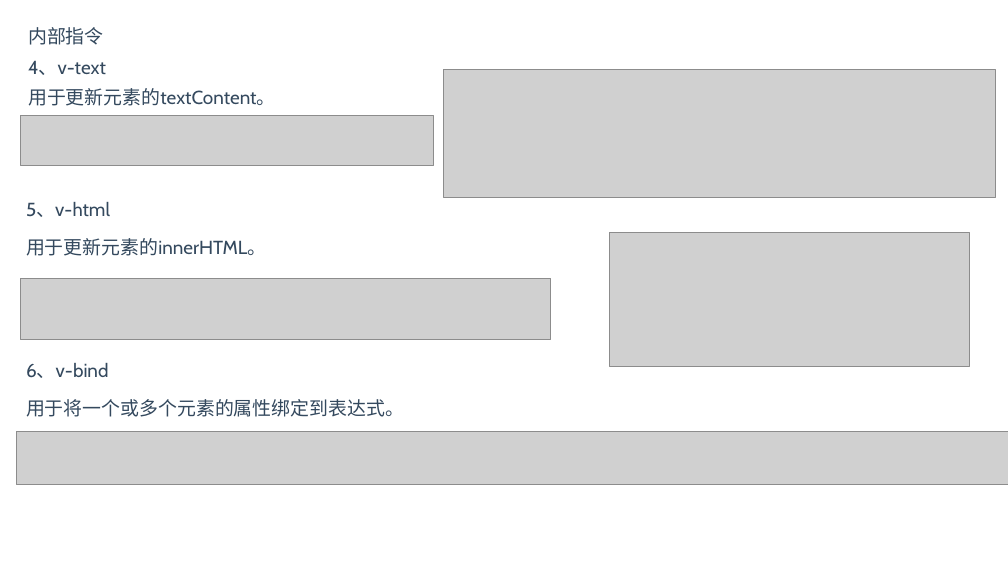
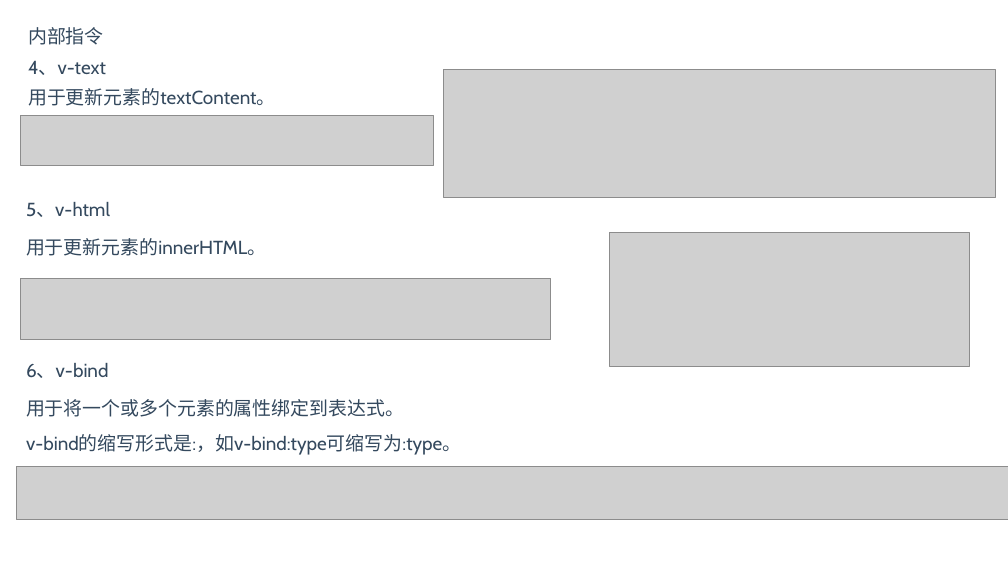
Before and after one commit to BinMarshall/studing, a slide deck: slide 15 of Vue/vue.pptx. Drawn at 1008x567 pixels with LibreOffice and Linux fonts; fonts in the diff are those of the drawing; grey boxes stand for pictures. Boxes give left, top, right and bottom in pixels: in the first picture for what was removed or moved away, otherwise in the second. Text is boxed around its words. In the diff, an @@ line names an element or a change of style, - is before the commit and + after.

```diff
--- a/Vue/vue.pptx
+++ b/Vue/vue.pptx
@@ text added at box(26, 434, 461, 455), 18 pt, text #34495E @@
+v-bind的缩写形式是:，如v-bind:type可缩写为:type。
@@ picture: place and size @@
-picture at box(17, 431, 1008, 485)
+picture at box(17, 466, 1008, 520)
```
Also in this commit, not shown: 7 other slides changed, 5 slides added, 2 slides removed, 1 other file.
